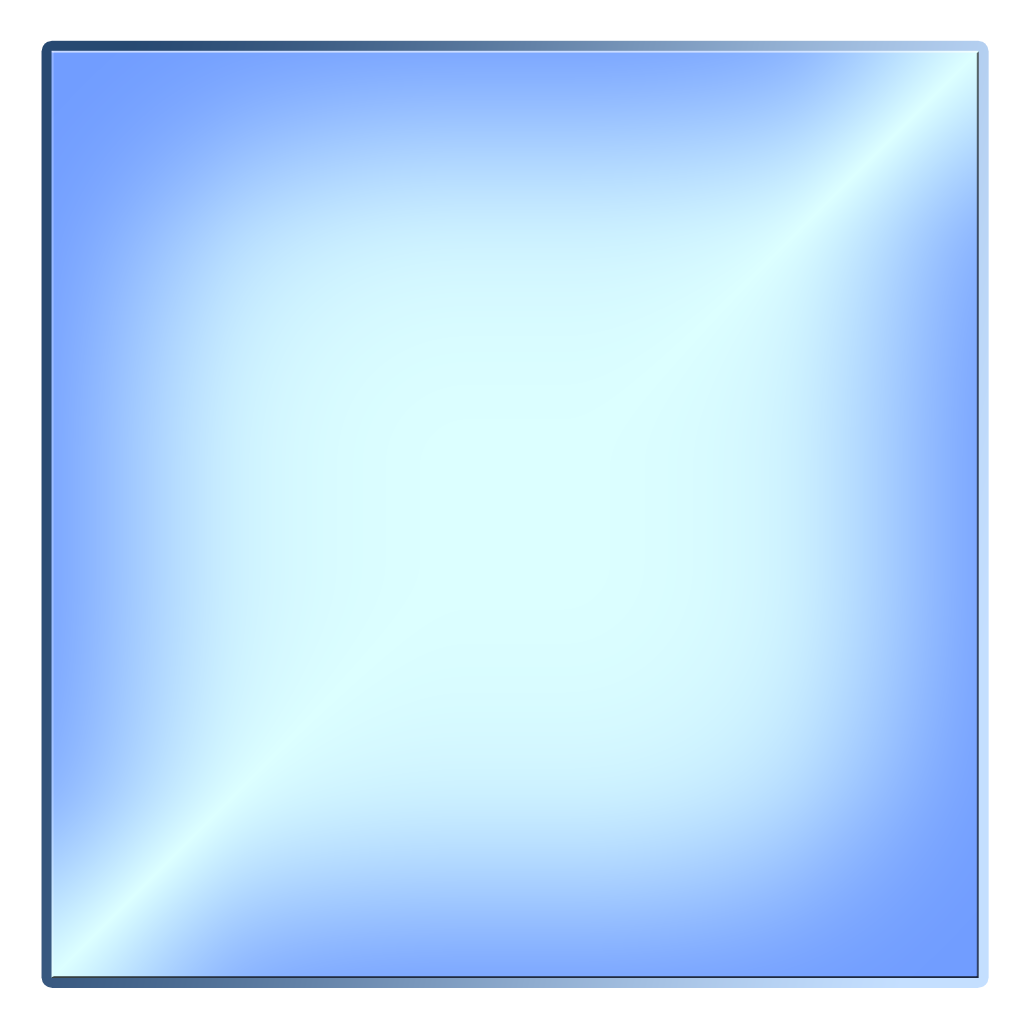
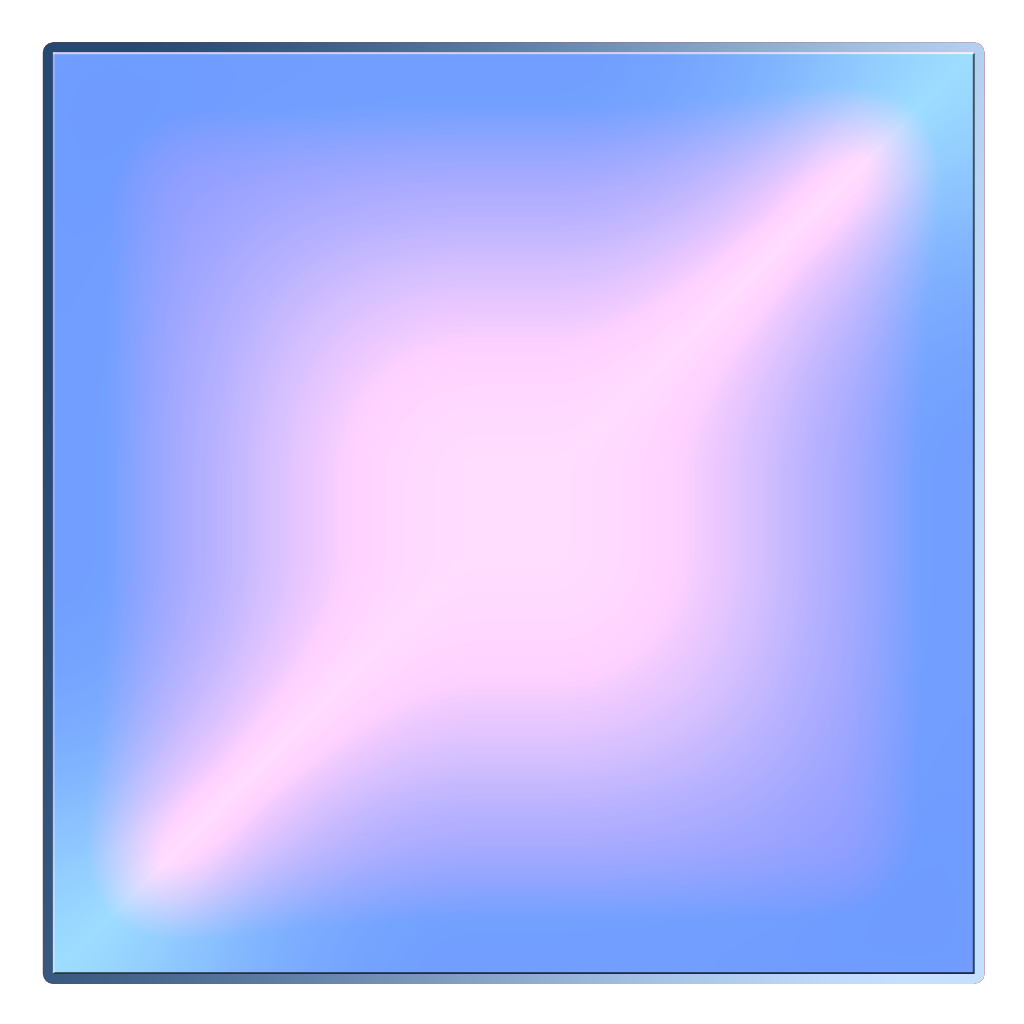
Revision of a layered 1024px x 1024px image; what changed, layer by layer:
removed layer "Shape 1" (was overlay) over [51, 50, 979, 978]
added layer "Shape 2 copy" (overlay) above "Shape 2" over [52, 52, 975, 974]
added layer "Shape 2" (luminosity) above "Layer 0" over [52, 52, 975, 974]
